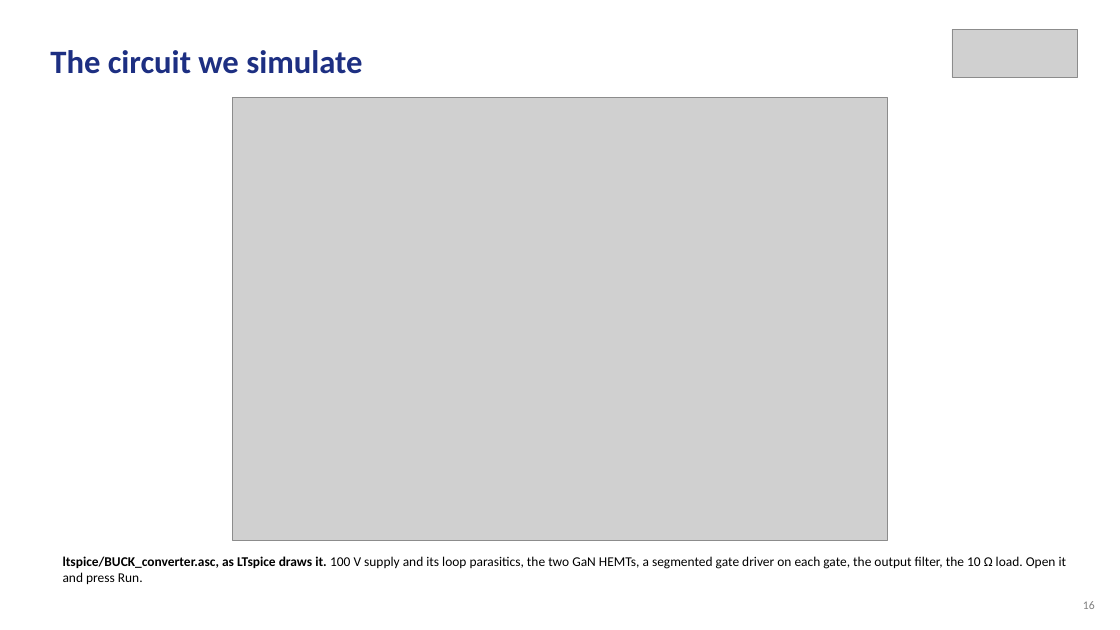
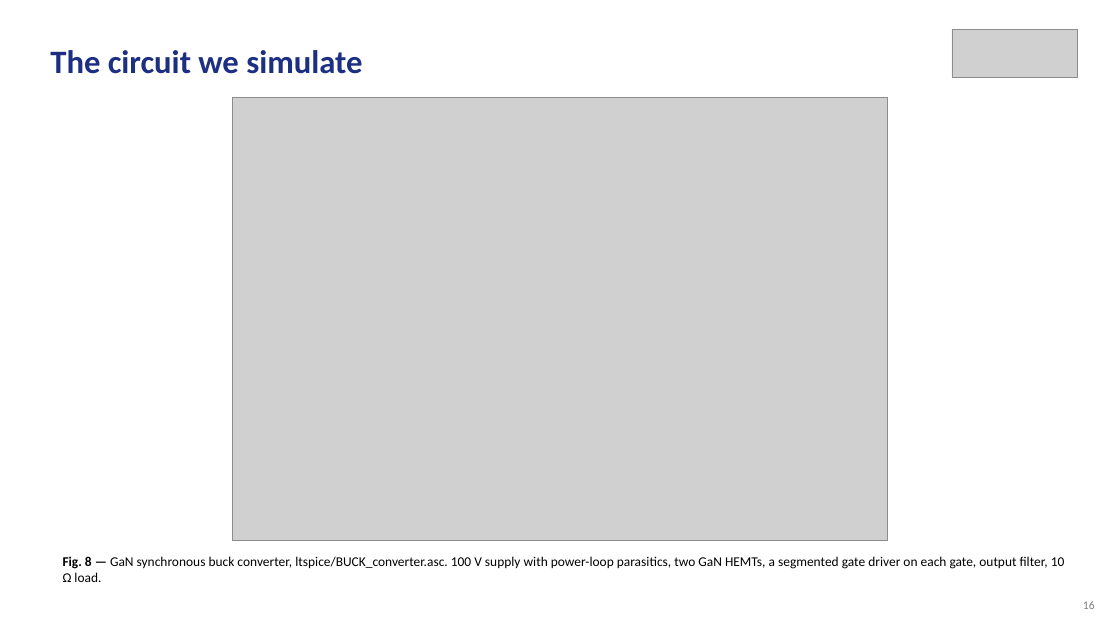
Before and after one commit to Amritha902/gan-driver, a slide deck: slide 16 of review/Review1_GaN_Segmented_Gate_Driver.pptx. Drawn at 1120x630 pixels with LibreOffice and Linux fonts; fonts in the diff are those of the drawing; grey boxes stand for pictures. Boxes give left, top, right and bottom in pixels: in the first picture for what was removed or moved away, otherwise in the second. Text is boxed around its words. In the diff, an @@ line names an element or a change of style, - is before the commit and + after.

```diff
--- a/review/Review1_GaN_Segmented_Gate_Driver.pptx
+++ b/review/Review1_GaN_Segmented_Gate_Driver.pptx
@@ text at (63, 556, 1065, 582): text changed @@
-ltspice/BUCK_converter.asc, as LTspice draws it. 100 V supply and its loop parasitics, the two GaN HEMTs, a segmented gate driver on each gate, the output filter, the 10 Ω load. Open it and press Run.
+Fig. 8 — GaN synchronous buck converter, ltspice/BUCK_converter.asc. 100 V supply with power-loop parasitics, two GaN HEMTs, a segmented gate driver on each gate, output filter, 10 Ω load.
```
Also in this commit, not shown: 24 other slides changed, 4 slides added, 3 slides removed, 16 other files.
